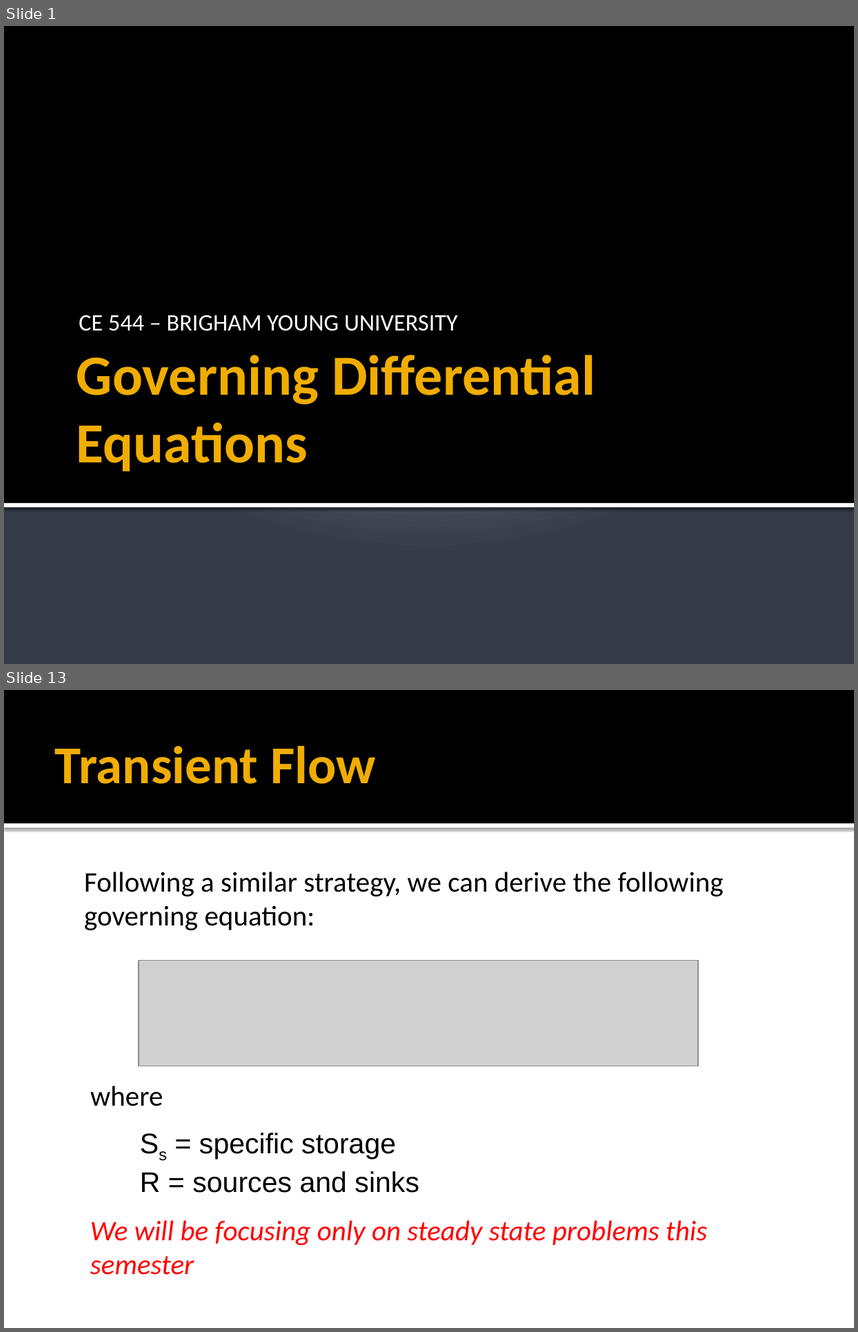
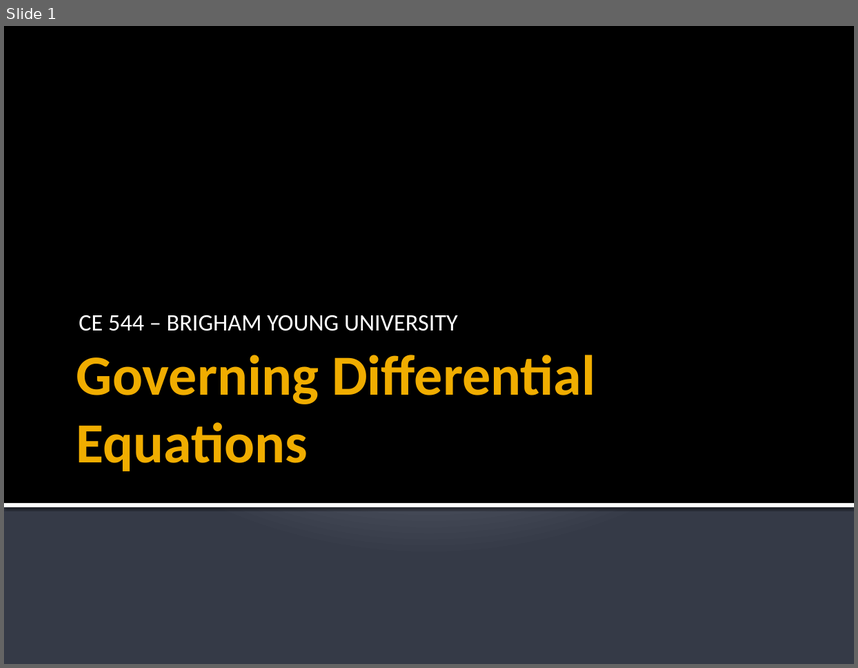
Before and after one commit to njones61/ce544, a slide deck: docs/unit1/05_goveqs/governing equations.pptx. Shown one above the other, each under a label of ours: slides 1 and 13 before the commit, slide 1 after it; the slides between them are not shown. The pictures are 858x1332 and 858x668 pixels, drawn with LibreOffice and Linux fonts; fonts in the diff are those of the drawing; grey boxes stand for pictures. Boxes give left, top, right and bottom in pixels: in the first picture for what was removed or moved away, otherwise in the second. Text is boxed around its words. In the diff, an @@ line names an element or a change of style, - is before the commit and + after.

```diff
--- a/docs/unit1/05_goveqs/governing equations.pptx
+++ b/docs/unit1/05_goveqs/governing equations.pptx
@@ slide 13 removed at (4, 690, 854, 1328), background #FFFFFF @@
@@ rectangle removed at (4, 690, 854, 823) @@
@@ title removed at (55, 746, 376, 784) @@
-Transient Flow
@@ rectangle removed at (4, 823, 854, 828) @@
@@ text removed at (84, 871, 724, 930) @@
-Following a similar strategy, we can derive the following governing equation:
@@ picture removed at (139, 960, 697, 1066) @@
@@ text removed at (90, 1085, 163, 1106) @@
-where
@@ text removed at (140, 1132, 419, 1192) @@
-Ss = specific storage
-R = sources and sinks
@@ text removed at (90, 1220, 707, 1274) @@
-We will be focusing only on steady state problems this semester
```
Also in this commit, not shown: 10 slides changed, 6 slides added, 3 other slides removed, 1 other file.
